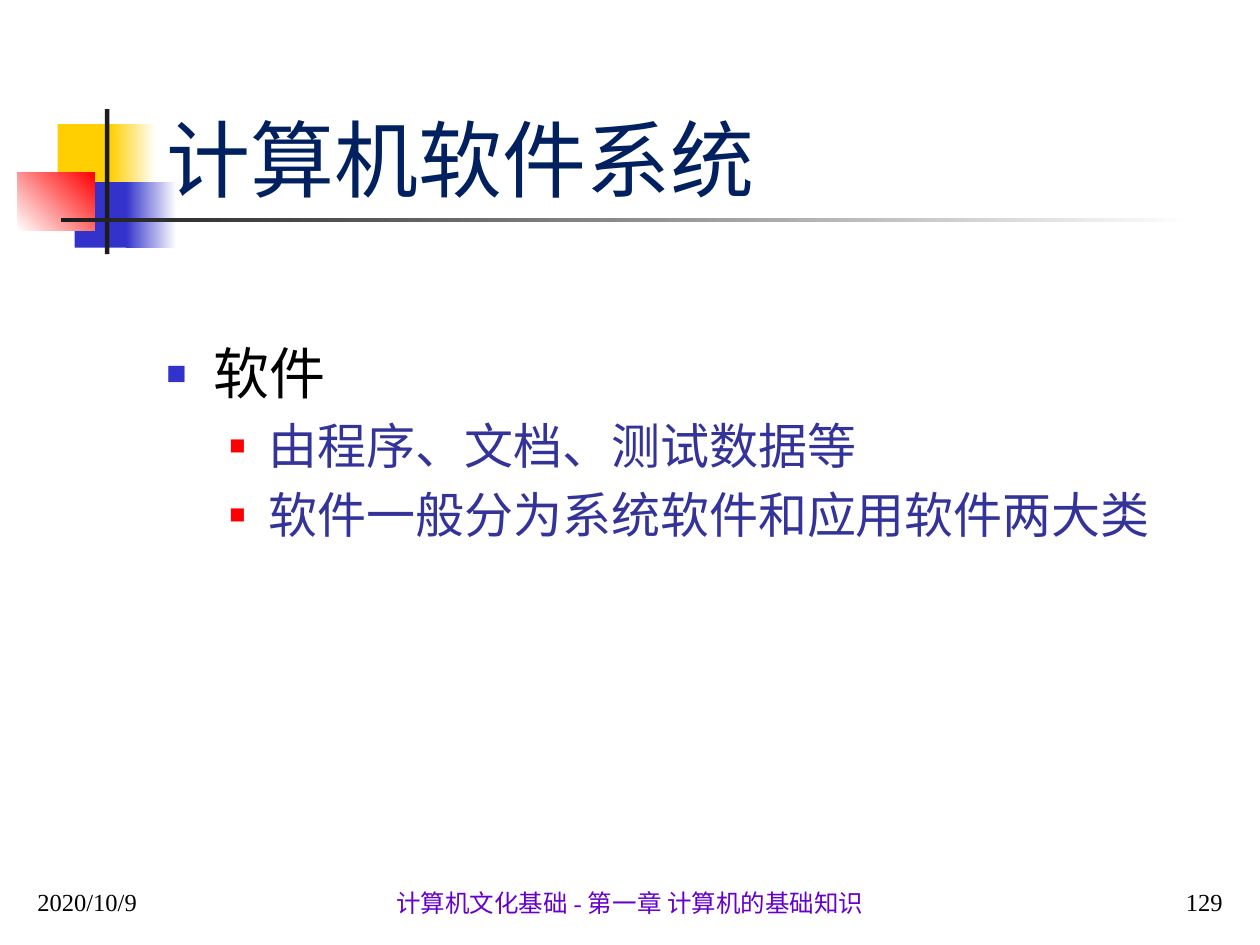
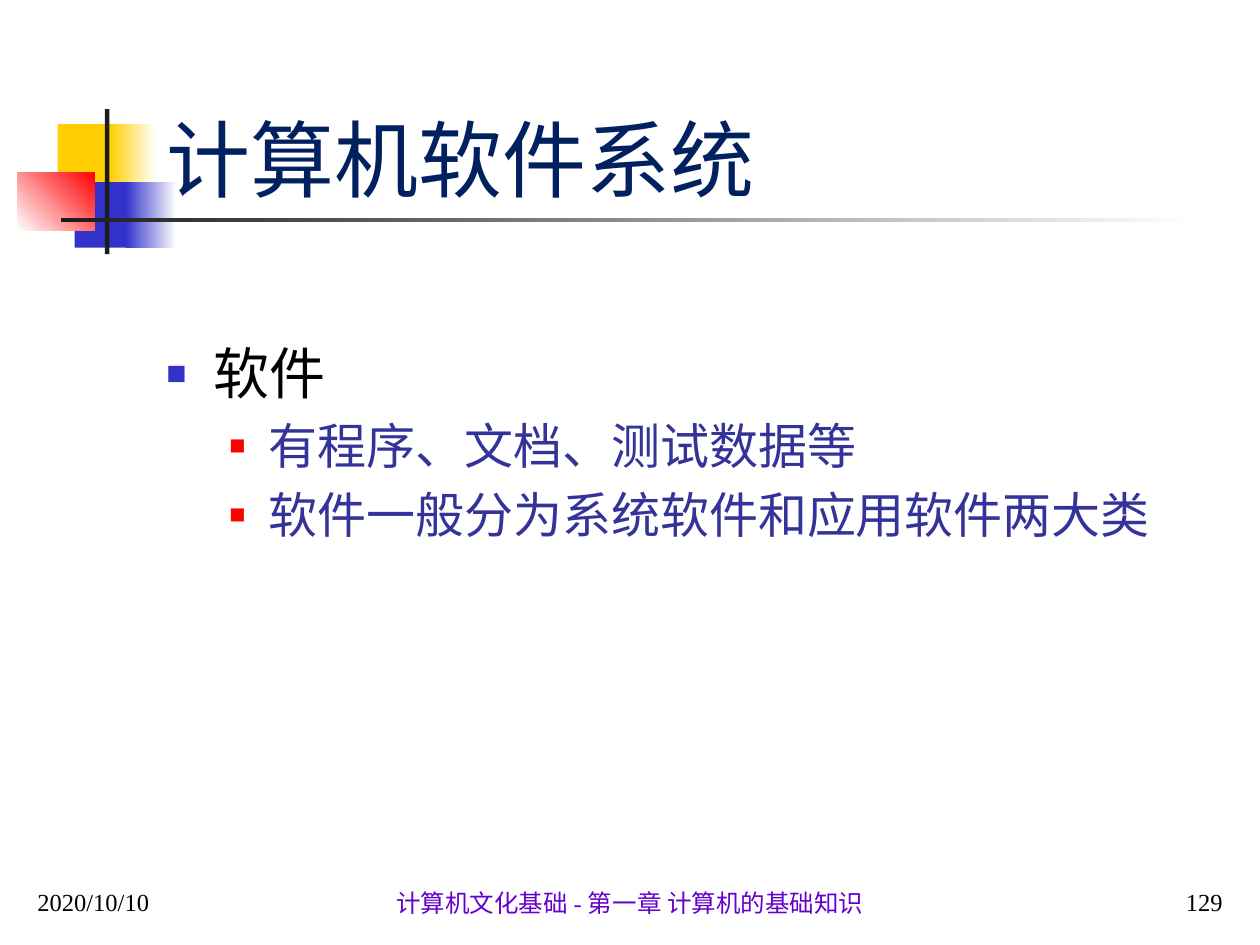
Before and after one commit to sans123wx/class, a slide deck: slide 129 of 计算机应用基础/第1章计算机基础/第1.1章 计算机概述 .pptx. Drawn at 1260x945 pixels with LibreOffice and Linux fonts; fonts in the diff are those of the drawing. Boxes give left, top, right and bottom in pixels: in the first picture for what was removed or moved away, otherwise in the second. Text is boxed around its words. In the diff, an @@ line names an element or a change of style, - is before the commit and + after.

```diff
--- a/计算机应用基础/第1章计算机基础/第1.1章 计算机概述 .pptx
+++ b/计算机应用基础/第1章计算机基础/第1.1章 计算机概述 .pptx
@@ text at (269, 422, 856, 468): text changed @@
-  ■ 由程序、文档、测试数据等
+  ■ 有程序、文档、测试数据等
@@ text at (37, 894, 149, 912): text changed @@
-2020/10/9
+2020/10/10
```
Also in this commit, not shown: 85 other slides changed, 2 other files.
